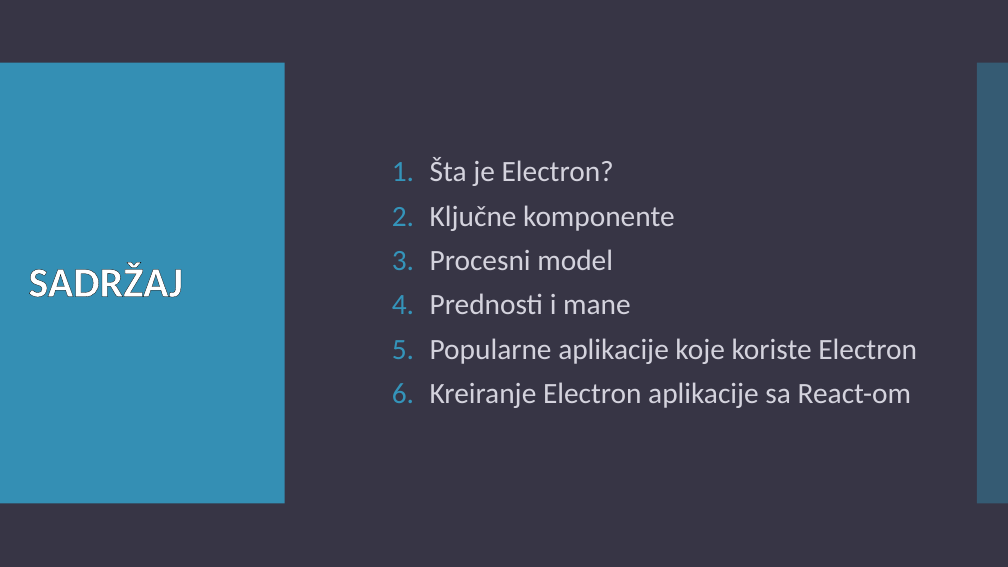
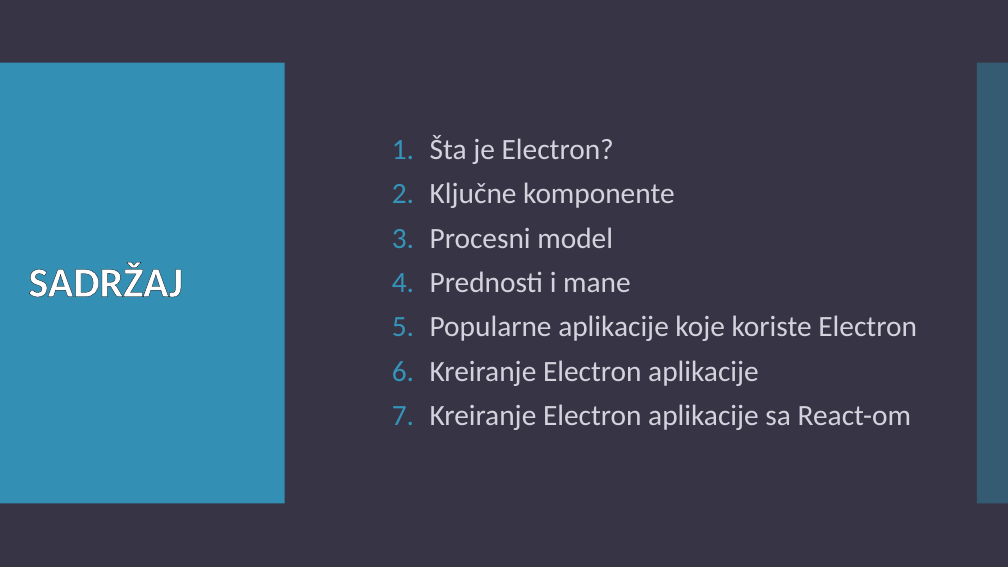
Before and after one commit to teodora18040cvetkovic/electron_react, a slide deck: slide 2 of Electron.pptx. Drawn at 1008x567 pixels with LibreOffice and Linux fonts; fonts in the diff are those of the drawing. Boxes give left, top, right and bottom in pixels: in the first picture for what was removed or moved away, otherwise in the second. Text is boxed around its words. In the diff, an @@ line names an element or a change of style, - is before the commit and + after.

```diff
--- a/Electron.pptx
+++ b/Electron.pptx
@@ text at (430, 360, 759, 386): paragraph added @@
+6. Kreiranje Electron aplikacije
```
Also in this commit, not shown: 1 other slide changed, 5 slides added.
